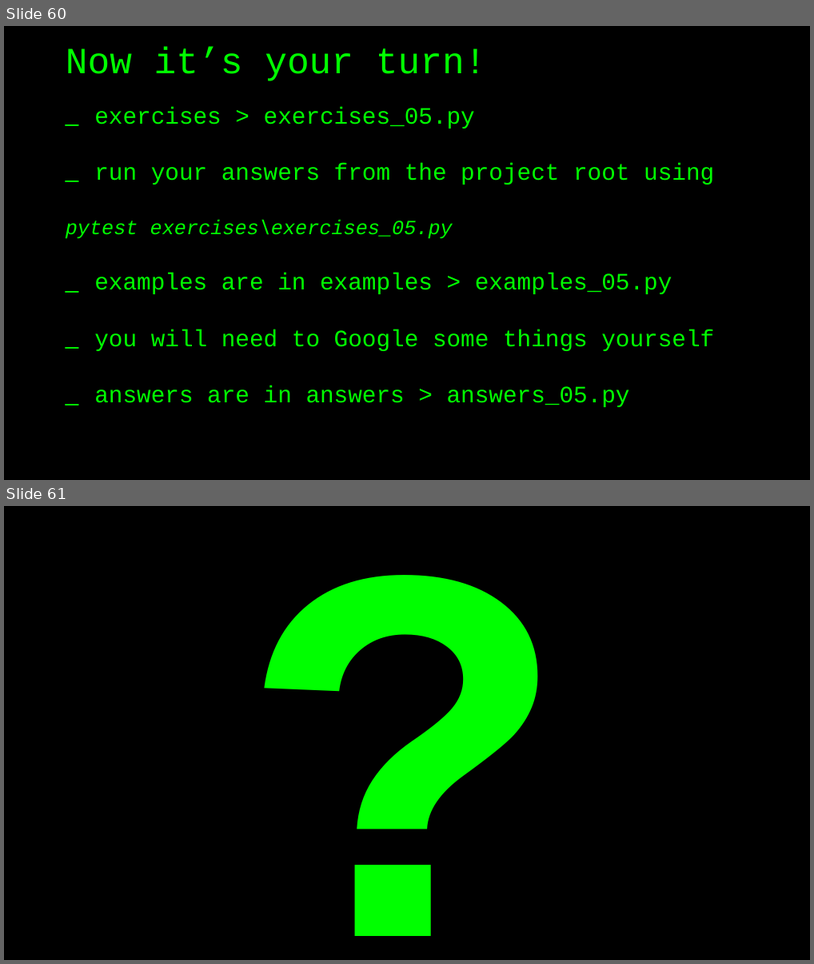
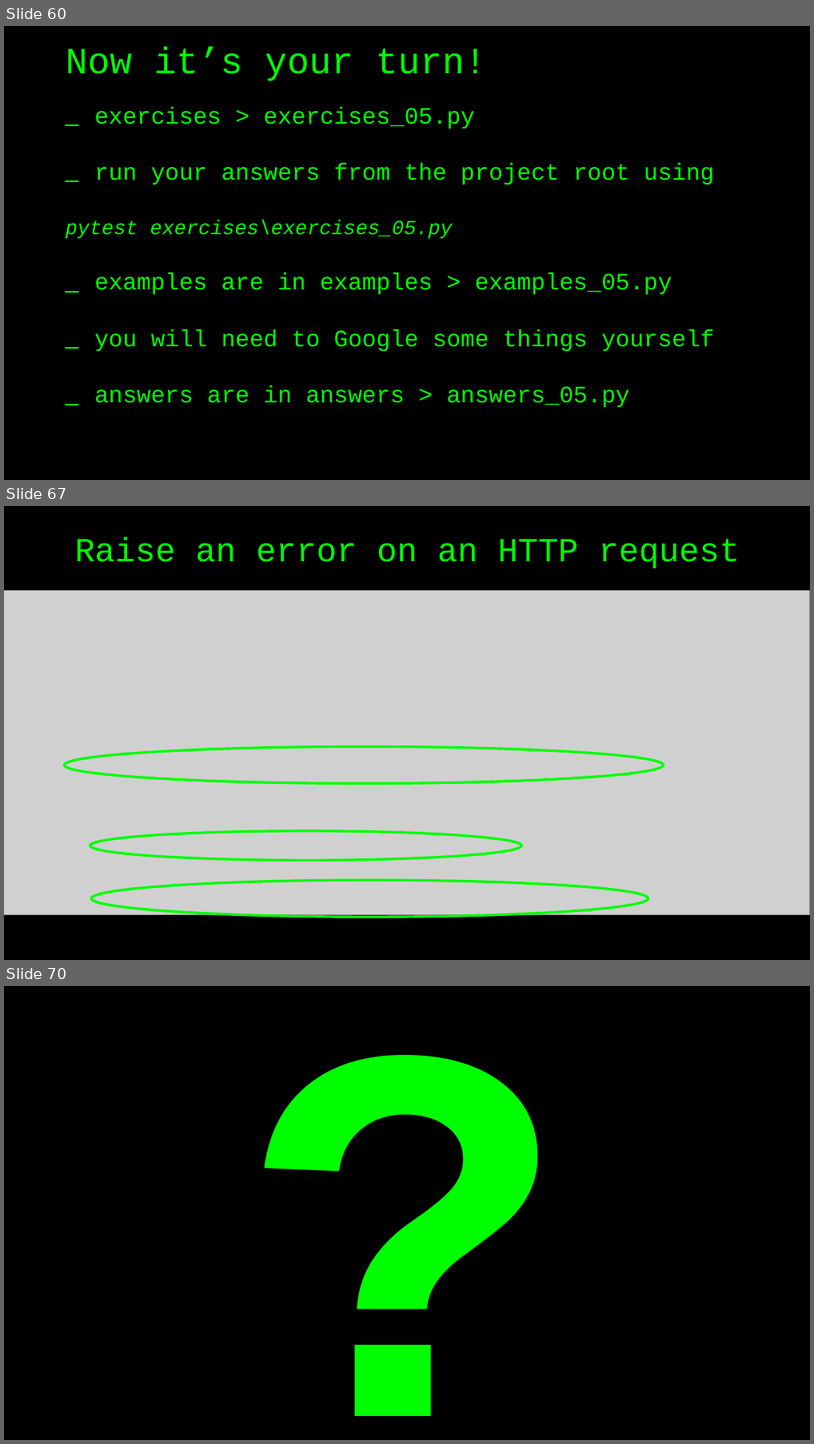
Before and after one commit to basdijkstra/requests-workshop, a slide deck: python-requests-workshop.pptx. Shown one above the other, each under a label of ours: slides 60 and 61 before the commit, slides 60, 67 and 70 after it; the slides between them are not shown. The pictures are 814x964 and 814x1444 pixels, drawn with LibreOffice and Linux fonts; fonts in the diff are those of the drawing; grey boxes stand for pictures. Boxes give left, top, right and bottom in pixels: in the first picture for what was removed or moved away, otherwise in the second. Text is boxed around its words. In the diff, an @@ line names an element or a change of style, - is before the commit and + after.

```diff
--- a/python-requests-workshop.pptx
+++ b/python-requests-workshop.pptx
@@ slide 67 added at (4,506,810,960), background #000000 @@
@@ title added at (75,536,740,568), 40 pt, text #00FF00 @@
+Raise an error on an HTTP request
@@ picture added at (4,590,810,914) @@
@@ ellipse added at (65,746,664,783), outline #00FF00 3 pt @@
@@ ellipse added at (90,831,522,860), outline #00FF00 3 pt @@
@@ ellipse added at (92,880,649,916), outline #00FF00 3 pt @@
@@ what was slide 61 is now slide 70 @@
```
Also in this commit, not shown: 8 other slides added, 6 other files.
